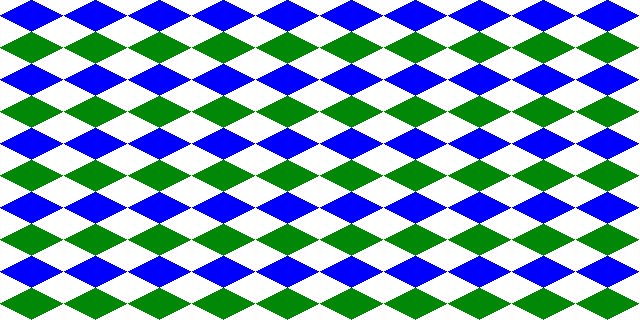
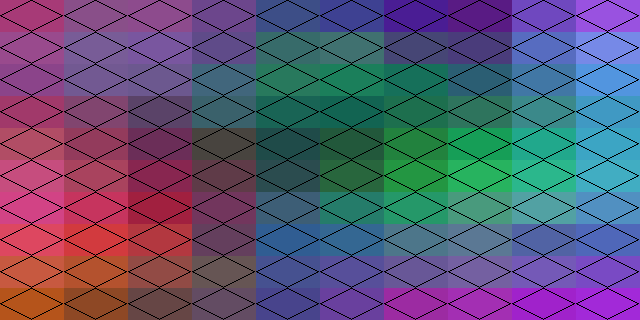
Two versions of the same layered image (w=640, h=320). Layer-by-layer changes:
added layer "New Layer#1" above "New Layer" over [0, 0, 639, 320]
added layer "New Layer" (hue) above "Background" over [0, 0, 640, 320]
